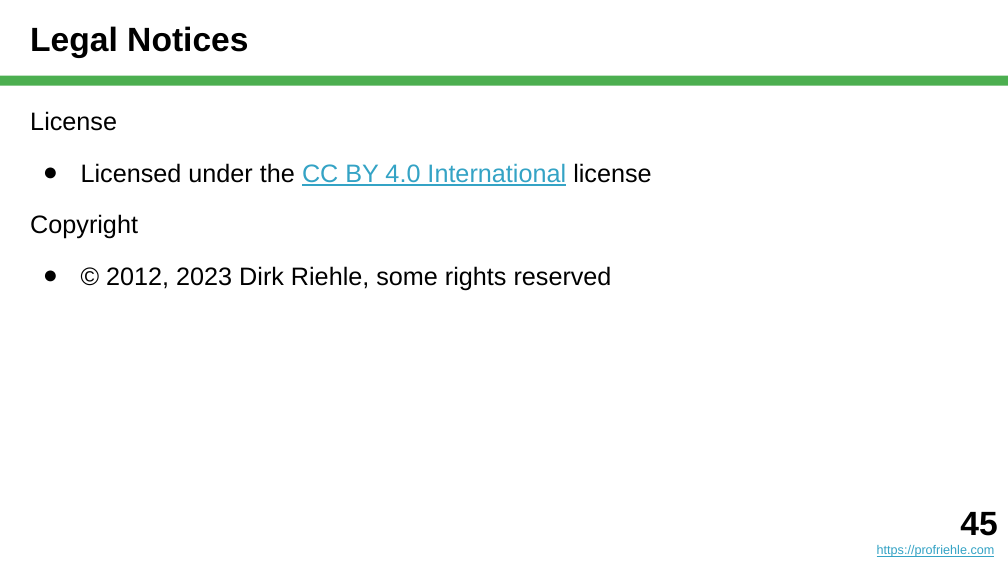
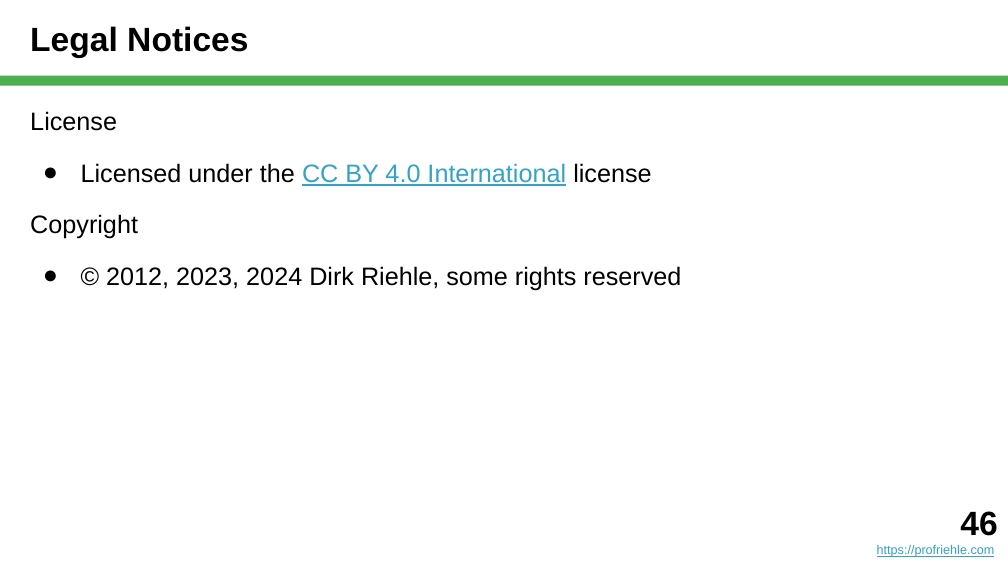
Before and after one commit to dirkriehle/nyt-course, a slide deck: slide 46 of Lecture slides/NYT B01 - What is Science.pptx (slide 45 before the commit). Drawn at 1008x567 pixels with LibreOffice and Linux fonts; fonts in the diff are those of the drawing. Boxes give left, top, right and bottom in pixels: in the first picture for what was removed or moved away, otherwise in the second. Text is boxed around its words. In the diff, an @@ line names an element or a change of style, - is before the commit and + after.

```diff
--- a/Lecture slides/NYT B01 - What is Science.pptx
+++ b/Lecture slides/NYT B01 - What is Science.pptx
@@ text at [106, 266, 681, 290]: text changed @@
-● © 2012, 2023 Dirk Riehle, some rights reserved
+● © 2012, 2023, 2024 Dirk Riehle, some rights reserved
@@ text at [960, 511, 997, 536]: text changed @@
-45
+46
```
Also in this commit, not shown: 11 other slides changed, 1 slide added, 3 other files.
